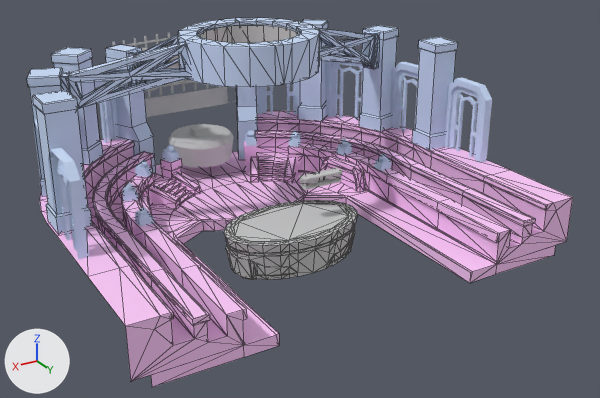
One commit to the FBX model Assets/LG-Resources/Background/Stage/Art/Meshes/NewStage.fbx: the scene before it, then after it.
One viewpoint serves both versions: a 50 mm camera at (23.8, 44.5, 22.8) aimed at (-1.4, 2.5, 1.8). Every picture has the same lights, and +X, +Y and +Z are marked at lower left. Mesh edges are drawn as thin lines on the coarser meshes. Where no turn or scale is listed for an object, it has been applied to the vertices. Vertices at the same position are counted once.

In view in the first picture: 'Ceiling', 'Curtain_Welcome', 'Floor', 'Main_Floor', 'Podium01.001', 'Window000', 'Window006', 'column01_01', 'column01_03', 'column01_05', 'column01_06', 'column02_01'.
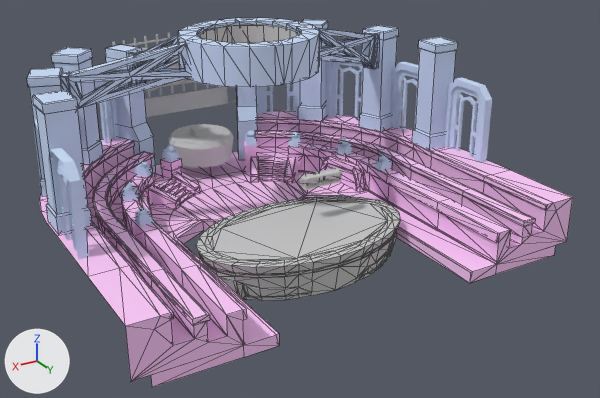
What changed in the scene script:
```text
Change me_mesh_007:
    where me_mesh_007.from_pydata(...)  # 313 vertices, 622 faces; spans x -4.52..4.52, y -2.83..2.83, z -1.29..1.29
    used by ob_main_floor; location = (0.0, 3.83, -0.23)
    me_mesh_007 part 1: the whole mesh is scaled about its middle by (1.5, 1.52, 1), then moved by (0.0, -0.22, 0.0)
Change ob_main_floor:
    ob_main_floor.location: (0.0, 3.83, -0.23) -> (0.0, 5.21, -0.23)
```

Boxes (x1, y1, x2, y2) around the edits, measured in the pictures (600 x 398 px):
'Main_Floor', mesh rescaled, moved (53% wider, 31% taller): before (224, 200, 357, 280); after (196, 196, 400, 301)
